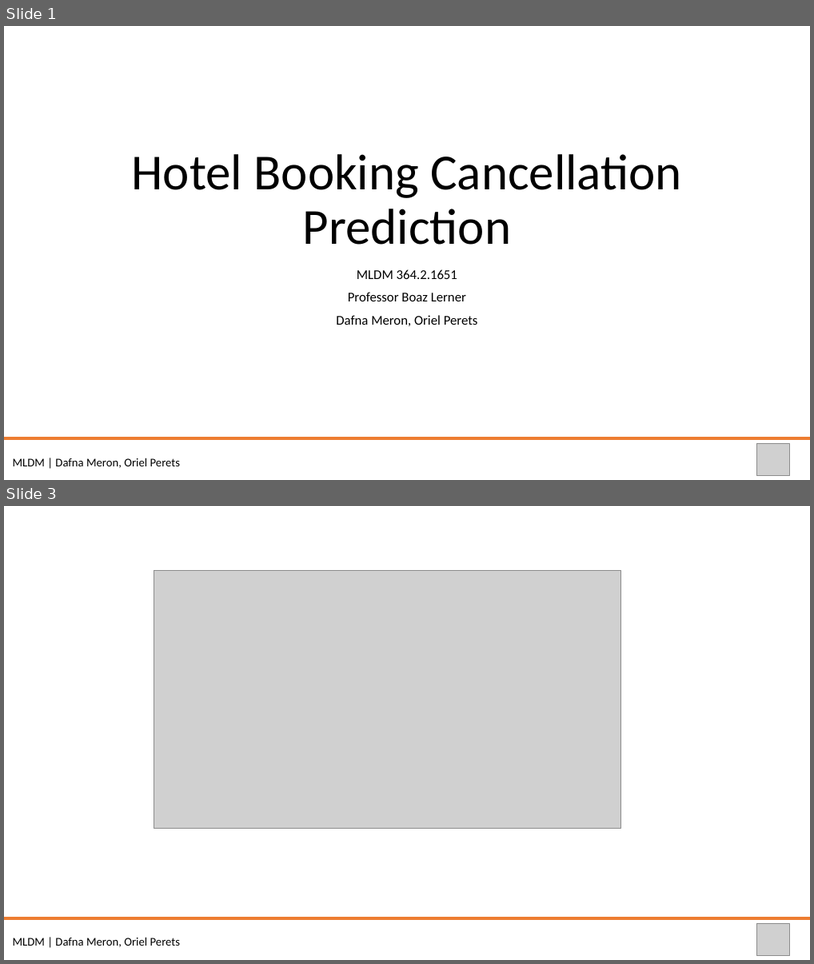
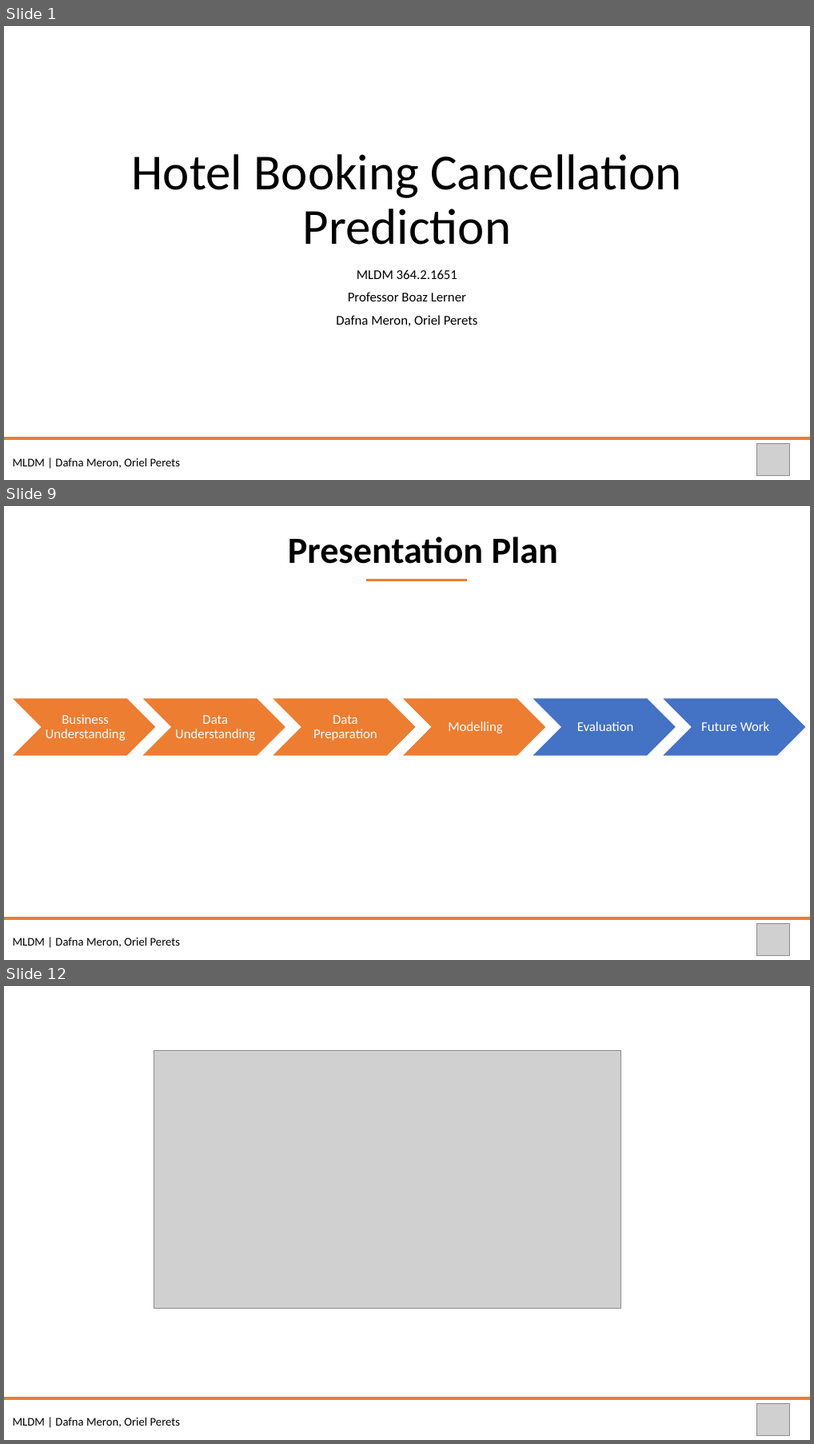
Before and after one commit to oriel9p/Booking-Cancellation-Forecast, a slide deck: MLDM Assgn Presentation - Hotel Booking Cancellations Prediction.pptx. Shown one above the other, each under a label of ours: slides 1 and 3 before the commit, slides 1, 9 and 12 after it; the slides between them are not shown. The pictures are 814x964 and 814x1444 pixels, drawn with LibreOffice and Linux fonts; fonts in the diff are those of the drawing; grey boxes stand for pictures. Boxes give left, top, right and bottom in pixels: in the first picture for what was removed or moved away, otherwise in the second. Text is boxed around its words. In the diff, an @@ line names an element or a change of style, - is before the commit and + after.

Commit message:
presentation, data description

```diff
--- a/MLDM Assgn Presentation - Hotel Booking Cancellations Prediction.pptx
+++ b/MLDM Assgn Presentation - Hotel Booking Cancellations Prediction.pptx
@@ slide 9 added at [4, 506, 810, 960], background #FFFFFF @@
@@ text added at [288, 536, 558, 564], 44 pt, text #000000, bold @@
+Presentation Plan
@@ line added from (367, 580) to (467, 580), #ED7D31 3 pt @@
@@ group added at [12, 698, 806, 756]: 6 chevrons, 6 texts @@
+Business Understanding
+Data Understanding
+Data Preparation
+Modelling
+Evaluation
+Future Work
@@ line added from (4, 918) to (810, 918), #ED7D31 3 pt @@
@@ text added at [13, 936, 181, 947], 14 pt, text #000000 @@
+MLDM | Dafna Meron, Oriel Perets
@@ picture added at [757, 923, 790, 956] @@
@@ what was slide 3 is now slide 12 @@
```
Also in this commit, not shown: 1 slide changed, 8 other slides added, 5 other files.
